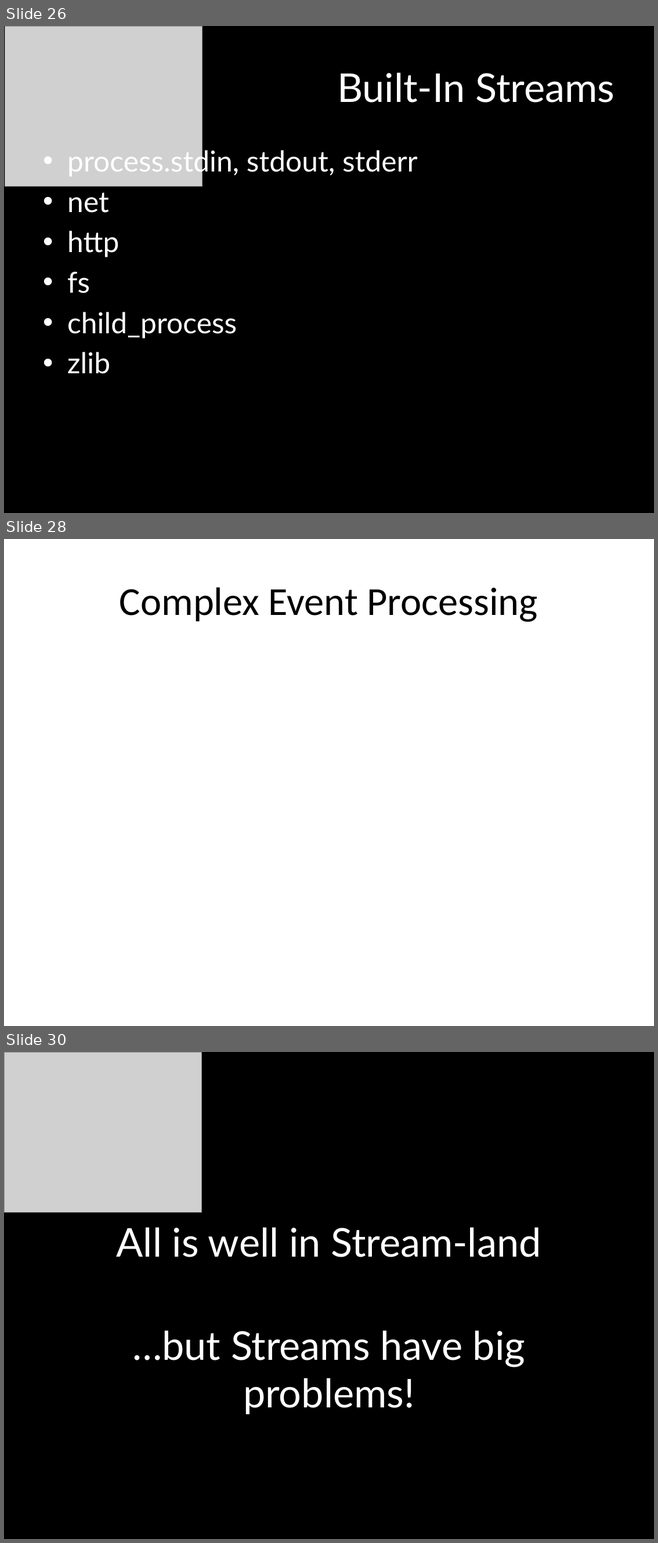
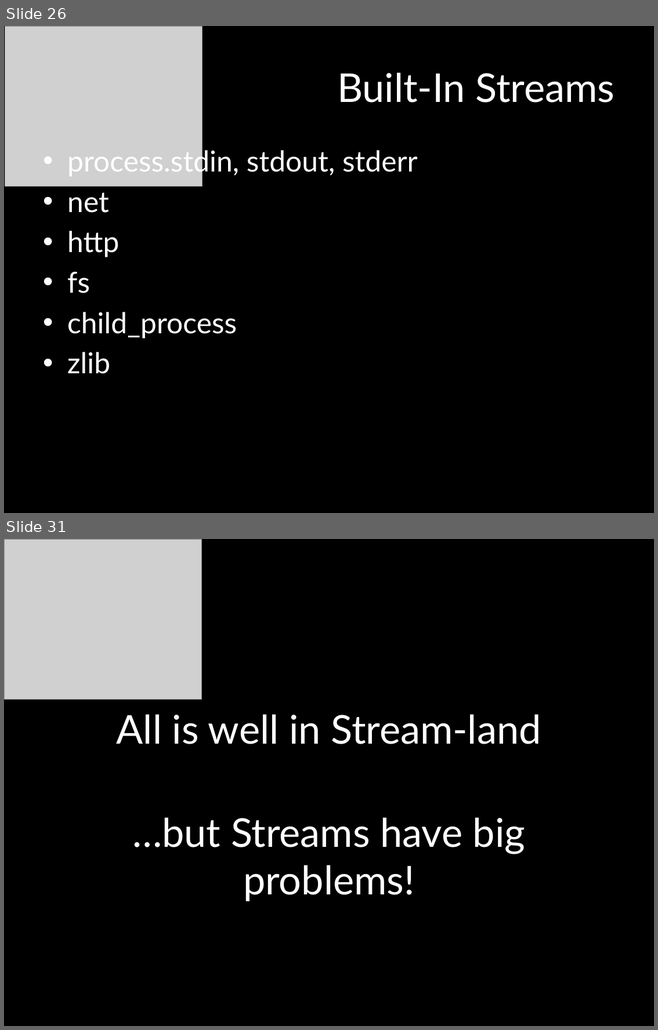
Before and after one commit to mattpodwysocki/SDC2013, a slide deck: SDC2013.pptx. Shown one above the other, each under a label of ours: slides 26, 28 and 30 before the commit, slides 26 and 31 after it; the slides between them are not shown. The pictures are 658x1543 and 658x1030 pixels, drawn with LibreOffice and Linux fonts; fonts in the diff are those of the drawing; grey boxes stand for pictures. Boxes give left, top, right and bottom in pixels: in the first picture for what was removed or moved away, otherwise in the second. Text is boxed around its words. In the diff, an @@ line names an element or a change of style, - is before the commit and + after.

```diff
--- a/SDC2013.pptx
+++ b/SDC2013.pptx
@@ slide 28 removed at (x1=4, y1=539, x2=654, y2=1026), background #FFFFFF @@
@@ title removed at (x1=119, y1=587, x2=538, y2=622) @@
-Complex Event Processing
@@ what was slide 30 is now slide 31 @@
```
Also in this commit, not shown: 9 slides changed, 1 slide added, 1 other slide removed, 22 other files.
